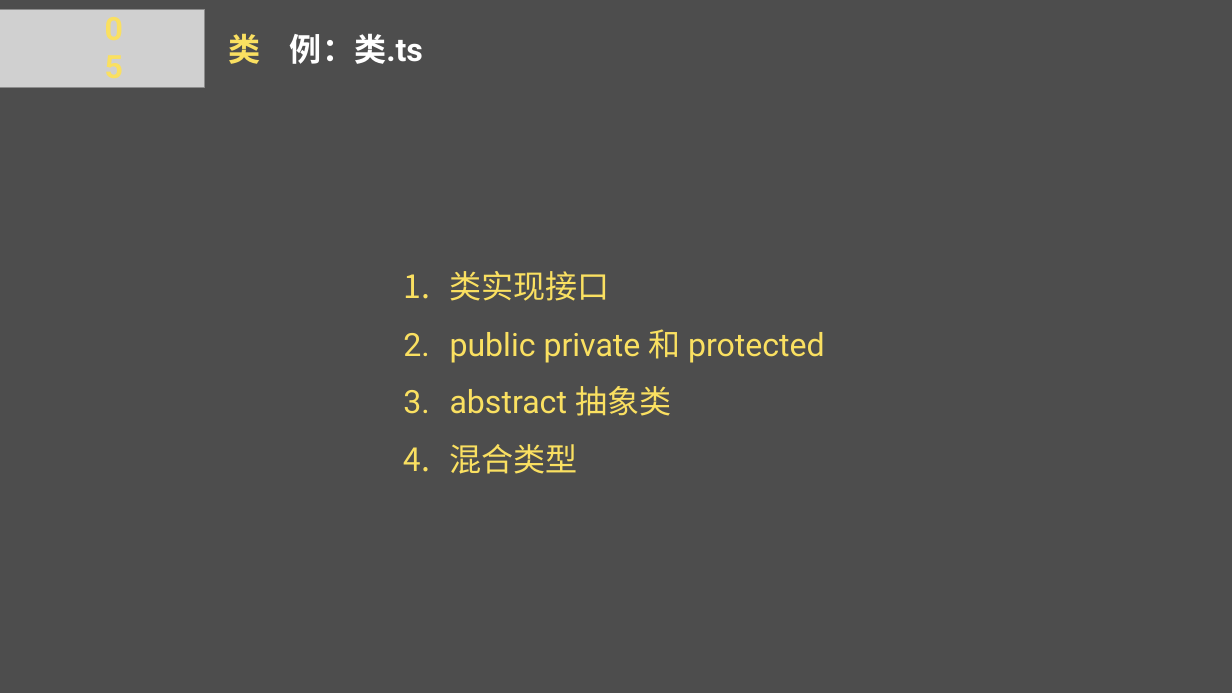
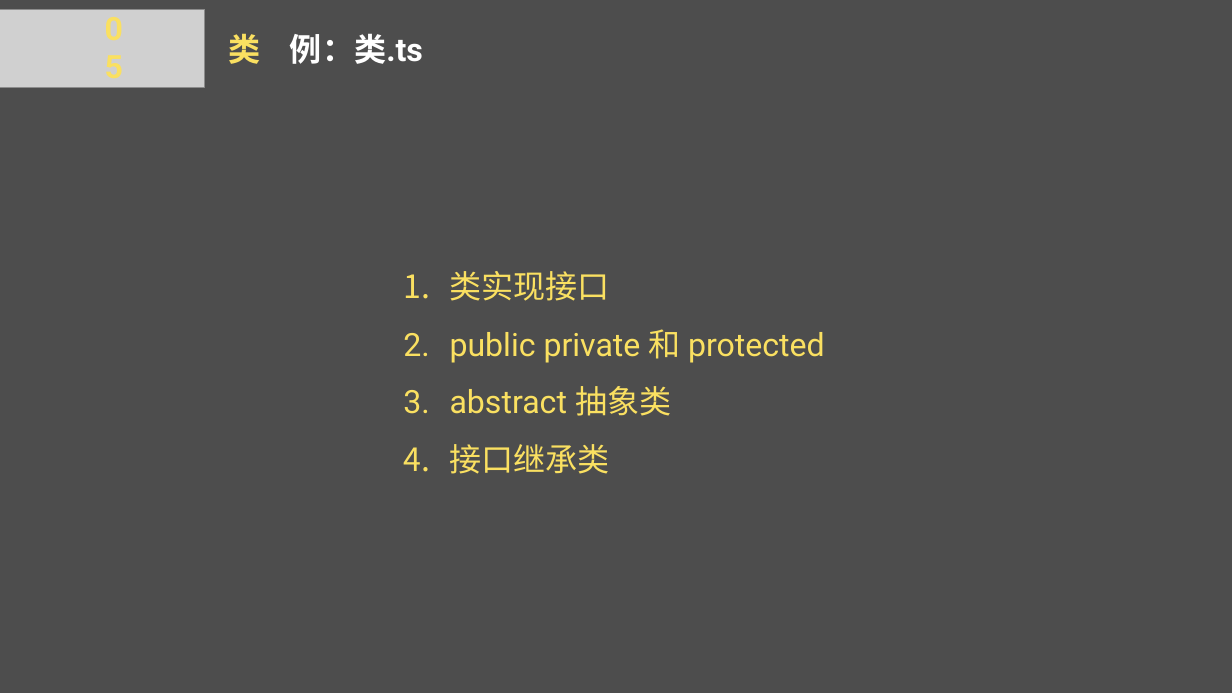
Before and after one commit to swing-hh/typescript-study, a slide deck: slide 10 of share/走进 TypeScript 让你把前端代码写的更爽！.pptx. Drawn at 1232x693 pixels with LibreOffice and Linux fonts; fonts in the diff are those of the drawing; grey boxes stand for pictures; background and template pictures are left out. Boxes give left, top, right and bottom in pixels: in the first picture for what was removed or moved away, otherwise in the second. Text is boxed around its words. In the diff, an @@ line names an element or a change of style, - is before the commit and + after.

```diff
--- a/share/走进 TypeScript 让你把前端代码写的更爽！.pptx
+++ b/share/走进 TypeScript 让你把前端代码写的更爽！.pptx
@@ text at (450, 444, 610, 474): text changed @@
-4. 混合类型
+4. 接口继承类
```
Also in this commit, not shown: 2 other slides changed, 7 other files.
